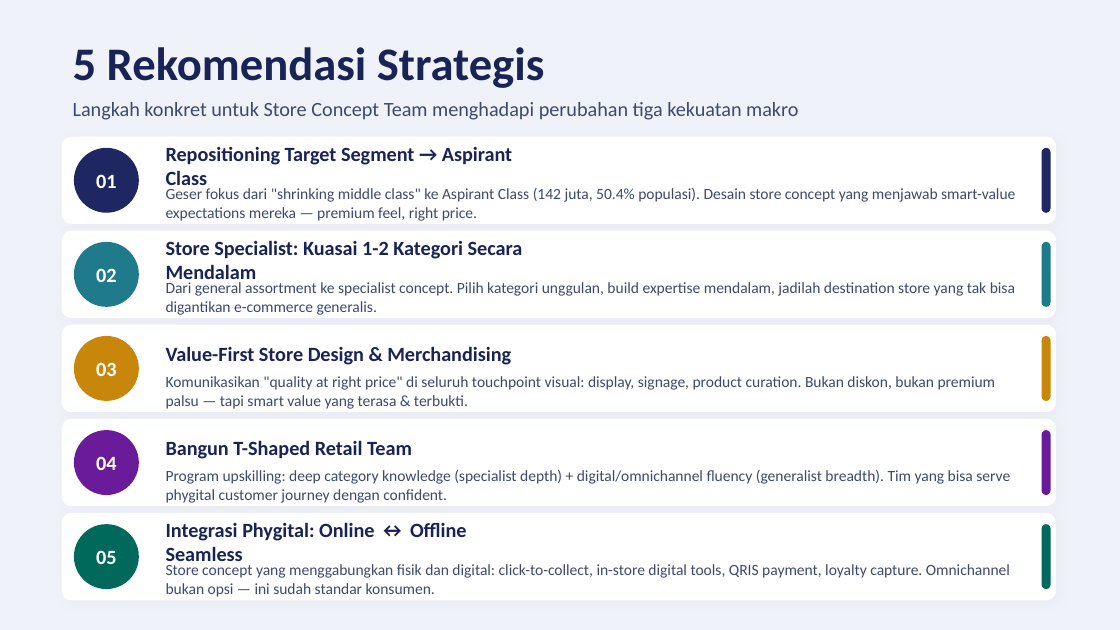
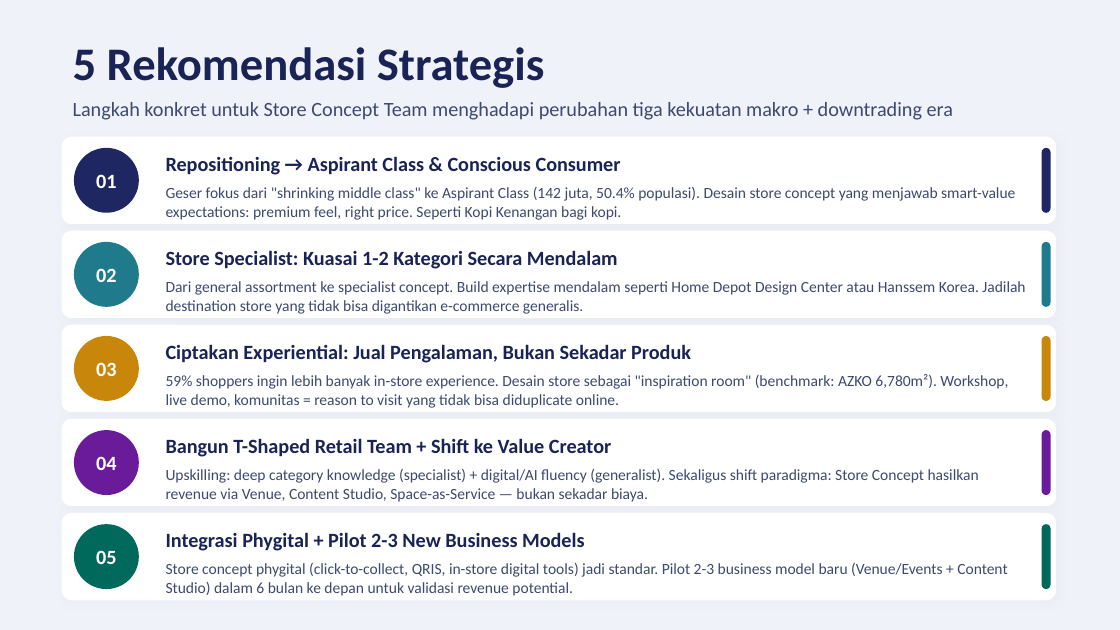
Before and after one commit to satebabicuy01-code/Deep-Research-skills, a slide deck: slide 12 of retail-strategy/retail-strategy-2025.pptx (slide 8 before the commit). Drawn at 1120x630 pixels with LibreOffice and Linux fonts; fonts in the diff are those of the drawing. Boxes give left, top, right and bottom in pixels: in the first picture for what was removed or moved away, otherwise in the second. Text is boxed around its words. In the diff, an @@ line names an element or a change of style, - is before the commit and + after.

```diff
--- a/retail-strategy/retail-strategy-2025.pptx
+++ b/retail-strategy/retail-strategy-2025.pptx
@@ text at [73, 102, 953, 120]: text changed @@
-Langkah konkret untuk Store Concept Team menghadapi perubahan tiga kekuatan makro
+Langkah konkret untuk Store Concept Team menghadapi perubahan tiga kekuatan makro + downtrading era
@@ text at [166, 156, 621, 175]: text changed @@
-Repositioning Target Segment → Aspirant Class
+Repositioning → Aspirant Class & Conscious Consumer
@@ text at [166, 187, 1015, 220]: text changed @@
-Geser fokus dari "shrinking middle class" ke Aspirant Class (142 juta, 50.4% populasi). Desain store concept yang menjawab smart-value expectations mereka — premium feel, right price.
+Geser fokus dari "shrinking middle class" ke Aspirant Class (142 juta, 50.4% populasi). Desain store concept yang menjawab smart-value expectations: premium feel, right price. Seperti Kopi Kenangan bagi kopi.
@@ text "Store Specialist: Kuasai 1-2 Kategori ..." rewrapped from [166, 240, 523, 285] to [166, 250, 618, 269] @@
@@ text at [166, 281, 1025, 314]: text changed @@
-Dari general assortment ke specialist concept. Pilih kategori unggulan, build expertise mendalam, jadilah destination store yang tak bisa digantikan e-commerce generalis.
+Dari general assortment ke specialist concept. Build expertise mendalam seperti Home Depot Design Center atau Hanssem Korea. Jadilah destination store yang tidak bisa digantikan e-commerce generalis.
@@ text at [166, 344, 691, 363]: text changed @@
-Value-First Store Design & Merchandising
+Ciptakan Experiential: Jual Pengalaman, Bukan Sekadar Produk
@@ text at [166, 374, 1008, 408]: text changed @@
-Komunikasikan "quality at right price" di seluruh touchpoint visual: display, signage, product curation. Bukan diskon, bukan premium palsu — tapi smart value yang terasa & terbukti.
+59% shoppers ingin lebih banyak in-store experience. Desain store sebagai "inspiration room" (benchmark: AZKO 6,780m²). Workshop, live demo, komunitas = reason to visit yang tidak bisa diduplicate online.
@@ text at [166, 438, 611, 457]: text changed @@
-Bangun T-Shaped Retail Team
+Bangun T-Shaped Retail Team + Shift ke Value Creator
@@ text at [166, 469, 979, 502]: text changed @@
-Program upskilling: deep category knowledge (specialist depth) + digital/omnichannel fluency (generalist breadth). Tim yang bisa serve phygital customer journey dengan confident.
+Upskilling: deep category knowledge (specialist) + digital/AI fluency (generalist). Sekaligus shift paradigma: Store Concept hasilkan revenue via Venue, Content Studio, Space-as-Service — bukan sekadar biaya.
@@ text at [166, 532, 584, 551]: text changed @@
-Integrasi Phygital: Online ↔ Offline Seamless
+Integrasi Phygital + Pilot 2-3 New Business Models
@@ text at [166, 563, 1007, 596]: text changed @@
-Store concept yang menggabungkan fisik dan digital: click-to-collect, in-store digital tools, QRIS payment, loyalty capture. Omnichannel bukan opsi — ini sudah standar konsumen.
+Store concept phygital (click-to-collect, QRIS, in-store digital tools) jadi standar. Pilot 2-3 business model baru (Venue/Events + Content Studio) dalam 6 bulan ke depan untuk validasi revenue potential.
```
Also in this commit, not shown: 8 other slides changed, 4 slides added.
